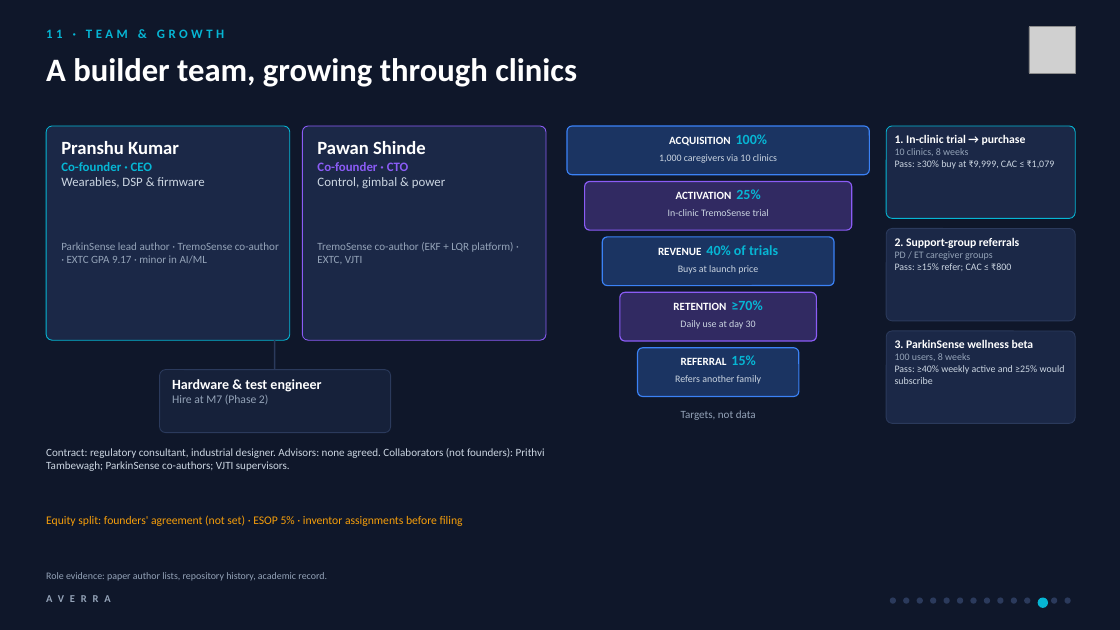
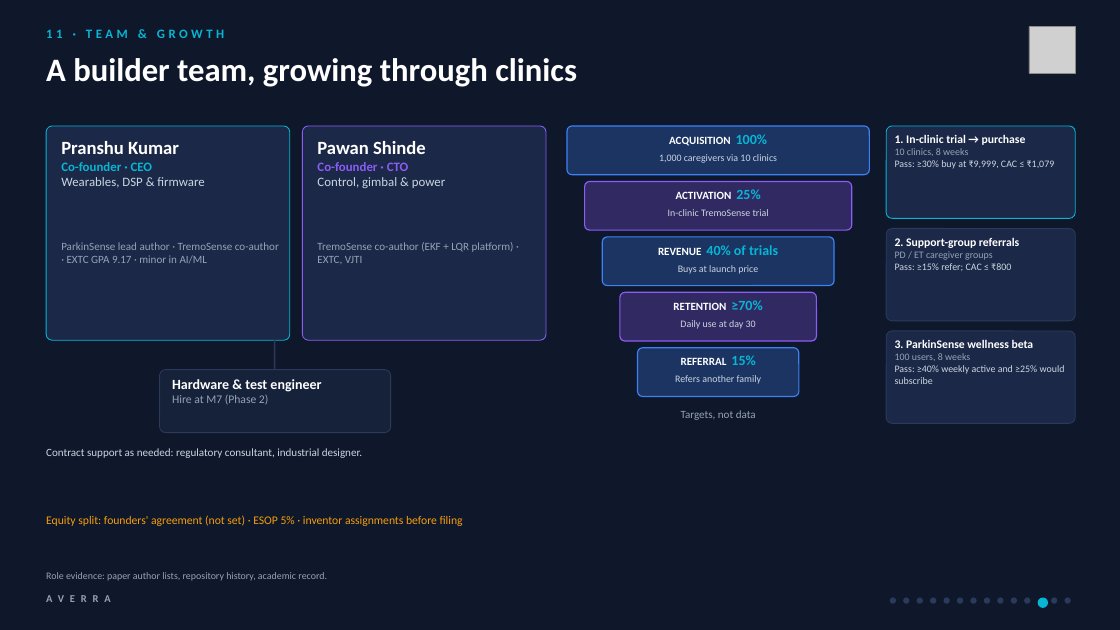
Before and after one commit to sudo-pranshu/AVERRA, a slide deck: slide 12 of deck/AVERRA_Pitch.pptx. Drawn at 1120x630 pixels with LibreOffice and Linux fonts; fonts in the diff are those of the drawing; grey boxes stand for pictures. Boxes give left, top, right and bottom in pixels: in the first picture for what was removed or moved away, otherwise in the second. Text is boxed around its words. In the diff, an @@ line names an element or a change of style, - is before the commit and + after.

```diff
--- a/deck/AVERRA_Pitch.pptx
+++ b/deck/AVERRA_Pitch.pptx
@@ text at box(46, 448, 362, 458): text changed @@
-Contract: regulatory consultant, industrial designer. Advisors: none agreed. Collaborators (not founders): Prithvi Tambewagh; ParkinSense co-authors; VJTI supervisors.
+Contract support as needed: regulatory consultant, industrial designer.
```
Also in this commit, not shown: 5 other slides changed, 11 other files.
